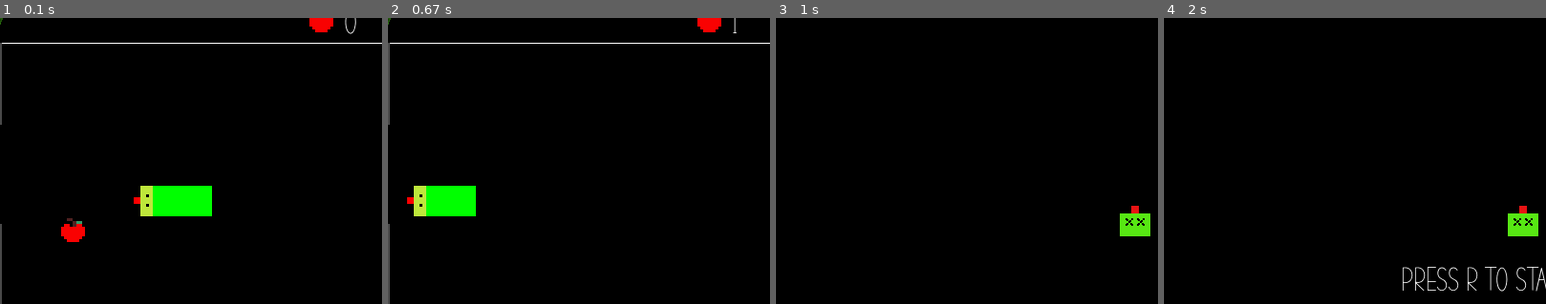
Above: before the commit, frames 1-4 (left to right).
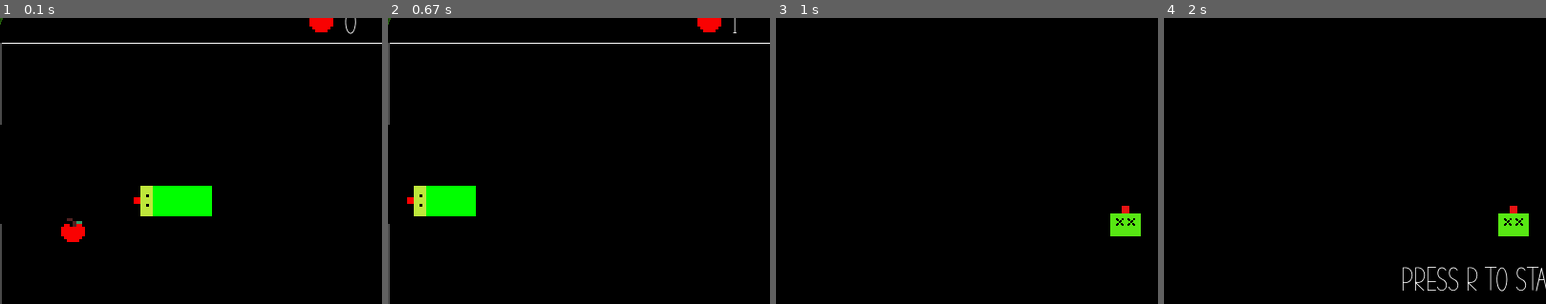
Above: after the commit, the same moments.

Repository: LUDUSLab/stem-games
Game: pygame game, started from gabi.breval/snakepro/main.py
The game is run twice, just before and just after one commit, with the same random seed, the same clock (stepped at 60 frames per second) and the same inputs.
Inputs:
- Up to frame 1 (0.1 s): no input
- Up to frame 2 (0.67 s): hold Right from 0.33 s (still down)
- Up to frame 3 (1 s): release Right at 0.8 s; hold Up from 0.83 s (still down)
- Up to frame 4 (2 s): release Up at 1.3 s
The pictures show only the part of the screen within x 4-54%, y 4-54%; the shares and areas given below are measured in that part.

Frames 1-2 are identical in both runs. In frame 3, 0.6% of the frame differs, in the area x 87-98%, y 65-77%; in frame 4, 0.6%.

Commit message:
adding sound

Diff:
--- a/gabi.breval/snakepro/config.py
+++ b/gabi.breval/snakepro/config.py
@@ -90,7 +90,7 @@
 
 # Sound ------------------------------------------------------------------------------------------------------- #
 munch_sound_effect = pygame.mixer.Sound(address('gabi.breval.munch-sound.wav', 'sound'))
-game_over_effect = pygame.mixer.Sound(address('batida_gabi.breval.wav', 'sound'))
+game_over_effect = pygame.mixer.Sound(address('Game.over_gabi.breval.wav', 'sound'))
 
 # Grass -------------------------------------------------------------------------------------------------------- #
 grass = pygame.image.load(address('gabi.breval.folha.png', 'skin'))
--- a/gabi.breval/snakepro/game.py
+++ b/gabi.breval/snakepro/game.py
@@ -78,6 +78,7 @@
         if cobra.colliderect(bomb1) or cobra.colliderect(bomb2) or cobra.colliderect(bomb3) or \
                 cobra.colliderect(bomb4) or cobra.colliderect(bomb5):
             died = True
+            config.game_over_effect.play()
             while died:
                 config.screen.fill((0, 0, 0))
                 for event_over in pygame.event.get():  # identifies what was clicked
@@ -111,13 +112,14 @@
                 config.screen.blit(config.blink_surface, config.blink_rect)
                 config.screen.blit(config.score_text, (config.WIDTH / 2, 330))
                 config.screen.blit(fruit.apple_1_score, ((config.WIDTH / 2) - 50, 330))
-                config.screen.blit(snake.snake_dead, ((config.WIDTH / 2) - 10, 221))
+                config.screen.blit(snake.snake_dead, ((config.WIDTH / 2) - 20, 221))
                 config.clock.tick(50)
                 pygame.display.update()
 
         # Checking if there was a collision with herself ---------------------------------------------------------------- #
         if snake.snake.count(snake.snake_head_pos) > 1:
             died = True
+            config.game_over_effect()
             while died:
                 config.screen.fill((0, 0, 0))
                 for event_over in pygame.event.get():  # identifies what was clicked
@@ -150,7 +152,7 @@
                 config.screen.blit(config.blink_surface, config.blink_rect)
                 config.screen.blit(config.score_text, (config.WIDTH / 2, 330))
                 config.screen.blit(fruit.apple_1_score, ((config.WIDTH / 2) - 50, 330))
-                config.screen.blit(snake.snake_dead, ((config.WIDTH / 2) - 10, 221))
+                config.screen.blit(snake.snake_dead, ((config.WIDTH / 2) - 20, 221))
                 config.clock.tick(50)
                 pygame.display.update()
 
Not shown, added: gabi.breval/snakepro/assets/sound/Game.Over_gabi.breval.wav
